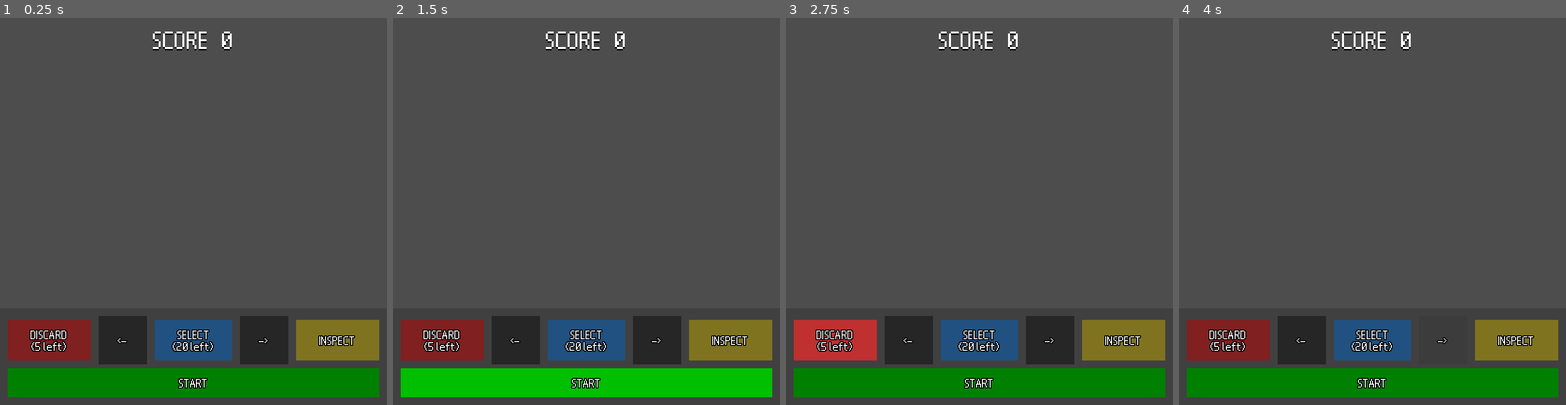
Above: before the commit, frames 1-4 (left to right).
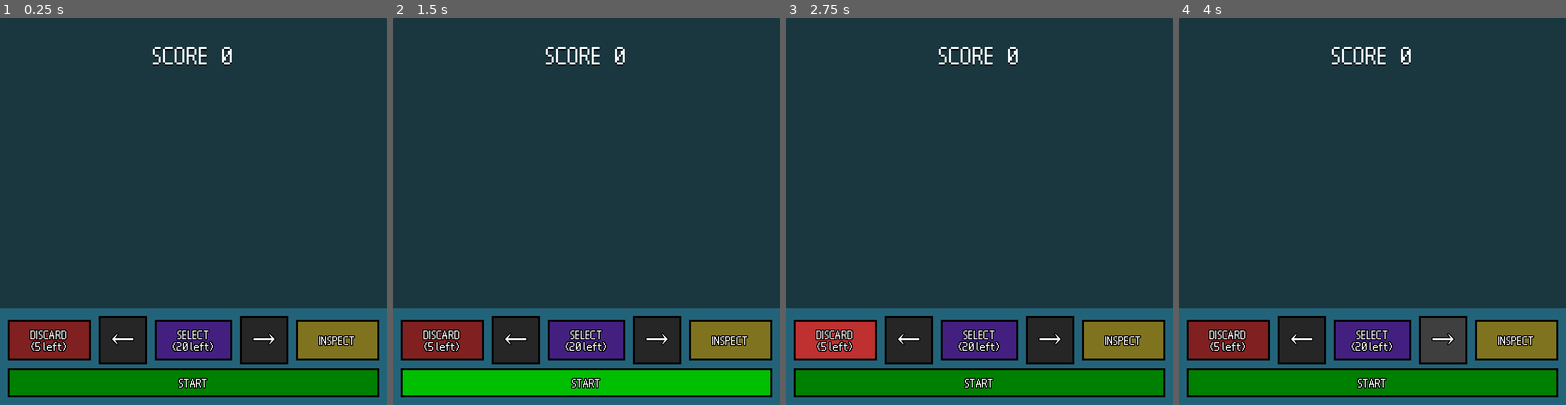
Above: after the commit, the same moments.

Repository: sjerpsthomas/job-hunter
Game: Godot game, scene res://screen/main/main_screen.tscn
Same seed, same stepped clock (60 frames per second), same inputs: the game is played once before the commit and once after it. This scene is started directly instead of the project's main scene.
Inputs:
- Up to frame 1 (0.25 s): no input
- Up to frame 2 (1.5 s): click "START" at 0.5 s; click "START" at 1.25 s
- Up to frame 3 (2.75 s): click "DISCARD (5 left)" at 2 s
- Up to frame 4 (4 s): click "<-" (after the commit: "←") at 2.75 s; click "->" (after the commit: "→") at 3.5 s

The runs differ from the first frame. In frame 1, 87% of the frame differs, in the area x 0-100%, y 0-100%; in frame 2, 87%; in frame 3, 87%; in frame 4, 87%.
Error in both runs: Out of bounds get index '-1' (on base: 'Array[PortfolioItem]') (res://screen/main/cards.gd:32)

Commit message:
Add background, fix colors and shake

Diff:
--- a/core/card/card.gd
+++ b/core/card/card.gd
@@ -96,7 +96,7 @@
 	var m := Color.BLACK
 
 	if picked:
-		m = Color.DEEP_SKY_BLUE
+		m = Color.PURPLE
 	elif enabled:
 		m = Color.WHITE
 
--- a/screen/main/cards.gd
+++ b/screen/main/cards.gd
@@ -15,7 +15,7 @@
 	@warning_ignore("integer_division")
 	set_card_id(CARD_COUNT / 2)
 
-	position = Vector2(400 - 60 * card_id, 450)
+	position = Vector2(400 - 60 * card_id, 330)
 
 	main_screen.select_count = 20
 	main_screen.discard_count = 5
@@ -62,7 +62,7 @@
 
 # -
 func _process(_delta: float) -> void:
-	var res_pos := Vector2(400 - 60 * card_id, 400)
+	var res_pos := Vector2(400 - 60 * card_id, 380)
 
 	position = position.lerp(res_pos, 0.25)
 
--- a/screen/main/main_screen.gd
+++ b/screen/main/main_screen.gd
@@ -44,7 +44,7 @@
 
 
 func _process(_delta: float) -> void:
-	position = Vector2(randf(), randf()) * shake
+	position = Vector2(0.5 - randf(), 0.5 - randf()) * shake
 	shake = lerpf(shake, 0, 0.1)
 
 
@@ -59,7 +59,7 @@
 	## NUMBER OF CARDS SEQUENCE
 	var card_count := items.size()
 
-	spawn_text(str(card_count, " CARDS"))
+	spawn_text(str(card_count, " CARD", "S" if card_count != 1 else ""))
 	score += card_count
 	do_shake(2 * card_count)
 
@@ -71,7 +71,7 @@
 	for item in items:
 		link_count += item.link_texts.size()
 
-	spawn_text(str(link_count, " TOTAL LINKS"))
+	spawn_text(str(link_count, " TOTAL LINK", "S" if link_count != 1 else ""))
 	score += 5 * link_count
 	do_shake(3 * link_count)
 
--- a/screen/main/main_screen.tscn
+++ b/screen/main/main_screen.tscn
@@ -1,18 +1,47 @@
-[gd_scene load_steps=17 format=3 uid="uid://cirbq3q8fgsne"]
+[gd_scene load_steps=25 format=3 uid="uid://cirbq3q8fgsne"]
 
 [ext_resource type="Script" uid="uid://3ewaswpre1hq" path="res://screen/main/main_screen.gd" id="1_v4gif"]
 [ext_resource type="Script" uid="uid://dv8ab6xoiutvf" path="res://screen/main/cards.gd" id="2_81sca"]
+[ext_resource type="Shader" uid="uid://rx70e3lyh14r" path="res://screen/title/background_shader.gdshader" id="2_exliv"]
 [ext_resource type="Script" uid="uid://bdufrqf1geq4w" path="res://screen/main/score.gd" id="2_upu6u"]
 [ext_resource type="Script" uid="uid://cbtmkfy8dng1q" path="res://screen/main/ui.gd" id="4_6bavf"]
 [ext_resource type="Script" uid="uid://d2qwg02d5hy4c" path="res://screen/main/card_sequence_texts.gd" id="4_yjj13"]
 [ext_resource type="Script" uid="uid://64besbvc47hy" path="res://screen/main/game_over.gd" id="5_6bavf"]
 
+[sub_resource type="StyleBoxFlat" id="StyleBoxFlat_hk0ab"]
+content_margin_left = 0.0
+content_margin_top = 0.0
+content_margin_right = 0.0
+content_margin_bottom = 0.0
+bg_color = Color(0.103400014, 0.37835, 0.47, 1)
+corner_radius_top_left = 3
+corner_radius_top_right = 3
+corner_radius_bottom_right = 3
+corner_radius_bottom_left = 3
+corner_detail = 5
+
+[sub_resource type="Gradient" id="Gradient_akt4n"]
+colors = PackedColorArray(0.7099639, 0.70996416, 0.7099635, 1, 0.008420823, 0.008420827, 0.00842082, 1)
+
+[sub_resource type="GradientTexture2D" id="GradientTexture2D_fhia6"]
+gradient = SubResource("Gradient_akt4n")
+fill_to = Vector2(1, 1)
+
+[sub_resource type="ShaderMaterial" id="ShaderMaterial_vhbti"]
+shader = ExtResource("2_exliv")
+shader_parameter/gradient = SubResource("GradientTexture2D_fhia6")
+shader_parameter/circle_color = Color(0, 0.4575, 0.61, 0.5529412)
+shader_parameter/circle_multiplier = 14.075
+shader_parameter/speed = 1.0
+shader_parameter/direction = Vector2(1, 1)
+shader_parameter/rotation = Transform2D(1, -1, 0.8, 1, 0, 0)
+
 [sub_resource type="StyleBoxFlat" id="StyleBoxFlat_16d4a"]
 content_margin_left = 4.0
 content_margin_top = 4.0
 content_margin_right = 4.0
 content_margin_bottom = 4.0
-bg_color = Color(0.25, 0.25, 0.25, 1)
+bg_color = Color(0.1932, 0.67829996, 0.84, 0.38039216)
 corner_detail = 1
 
 [sub_resource type="StyleBoxFlat" id="StyleBoxFlat_5nfce"]
@@ -21,6 +50,11 @@
 content_margin_right = 4.0
 content_margin_bottom = 4.0
 bg_color = Color(0.5, 0.125, 0.125, 1)
+border_width_left = 4
+border_width_top = 4
+border_width_right = 4
+border_width_bottom = 4
+border_color = Color(0, 0, 0, 1)
 corner_detail = 1
 
 [sub_resource type="StyleBoxFlat" id="StyleBoxFlat_yjj13"]
@@ -29,14 +63,41 @@
 content_margin_right = 4.0
 content_margin_bottom = 4.0
 bg_color = Color(0.75, 0.1875, 0.1875, 1)
+border_width_left = 4
+border_width_top = 4
+border_width_right = 4
+border_width_bottom = 4
+border_color = Color(0, 0, 0, 1)
 corner_detail = 1
 
 [sub_resource type="StyleBoxFlat" id="StyleBoxFlat_6bavf"]
-content_margin_left = 4.0
-content_margin_top = 4.0
-content_margin_right = 4.0
-content_margin_bottom = 4.0
+content_margin_bottom = 10.0
 bg_color = Color(0.1508438, 0.1508438, 0.15084386, 1)
+border_width_left = 4
+border_width_top = 4
+border_width_right = 4
+border_width_bottom = 4
+border_color = Color(0, 0, 0, 1)
+corner_detail = 1
+
+[sub_resource type="StyleBoxFlat" id="StyleBoxFlat_vhbti"]
+content_margin_bottom = 10.0
+bg_color = Color(0.24579084, 0.24579069, 0.24579072, 1)
+border_width_left = 4
+border_width_top = 4
+border_width_right = 4
+border_width_bottom = 4
+border_color = Color(0, 0, 0, 1)
+corner_detail = 1
+
+[sub_resource type="StyleBoxFlat" id="StyleBoxFlat_8fl1u"]
+content_margin_bottom = 10.0
+bg_color = Color(0.24579084, 0.24579069, 0.24579072, 1)
+border_width_left = 4
+border_width_top = 4
+border_width_right = 4
+border_width_bottom = 4
+border_color = Color(0, 0, 0, 1)
 corner_detail = 1
 
 [sub_resource type="StyleBoxFlat" id="StyleBoxFlat_upu6u"]
@@ -45,6 +106,11 @@
 content_margin_right = 4.0
 content_margin_bottom = 4.0
 bg_color = Color(0.5, 0.45, 0.125, 1)
+border_width_left = 4
+border_width_top = 4
+border_width_right = 4
+border_width_bottom = 4
+border_color = Color(0, 0, 0, 1)
 corner_detail = 1
 
 [sub_resource type="StyleBoxFlat" id="StyleBoxFlat_xma5k"]
@@ -53,6 +119,11 @@
 content_margin_right = 4.0
 content_margin_bottom = 4.0
 bg_color = Color(0.75, 0.67499995, 0.1875, 1)
+border_width_left = 4
+border_width_top = 4
+border_width_right = 4
+border_width_bottom = 4
+border_color = Color(0, 0, 0, 1)
 corner_detail = 1
 
 [sub_resource type="StyleBoxFlat" id="StyleBoxFlat_exliv"]
@@ -60,7 +131,12 @@
 content_margin_top = 4.0
 content_margin_right = 4.0
 content_margin_bottom = 4.0
-bg_color = Color(0.125, 0.31875, 0.5, 1)
+bg_color = Color(0.26250005, 0.125, 0.5, 1)
+border_width_left = 4
+border_width_top = 4
+border_width_right = 4
+border_width_bottom = 4
+border_color = Color(0, 0, 0, 1)
 corner_detail = 1
 
 [sub_resource type="StyleBoxFlat" id="StyleBoxFlat_j8d0k"]
@@ -68,7 +144,12 @@
 content_margin_top = 4.0
 content_margin_right = 4.0
 content_margin_bottom = 4.0
-bg_color = Color(0.1875, 0.47812498, 0.75, 1)
+bg_color = Color(0.39375007, 0.1875, 0.75, 1)
+border_width_left = 4
+border_width_top = 4
+border_width_right = 4
+border_width_bottom = 4
+border_color = Color(0, 0, 0, 1)
 corner_detail = 1
 
 [sub_resource type="StyleBoxFlat" id="StyleBoxFlat_ntjjj"]
@@ -77,6 +158,11 @@
 content_margin_right = 4.0
 content_margin_bottom = 4.0
 bg_color = Color(0, 0.5, 0, 1)
+border_width_left = 4
+border_width_top = 4
+border_width_right = 4
+border_width_bottom = 4
+border_color = Color(0, 0, 0, 1)
 corner_detail = 1
 
 [sub_resource type="StyleBoxFlat" id="StyleBoxFlat_1fvnn"]
@@ -85,18 +171,44 @@
 content_margin_right = 4.0
 content_margin_bottom = 4.0
 bg_color = Color(0, 0.75, 0, 1)
+border_width_left = 4
+border_width_top = 4
+border_width_right = 4
+border_width_bottom = 4
+border_color = Color(0, 0, 0, 1)
+corner_detail = 1
+
+[sub_resource type="StyleBoxFlat" id="StyleBoxFlat_akt4n"]
+content_margin_left = 4.0
+content_margin_top = 4.0
+content_margin_right = 4.0
+content_margin_bottom = 4.0
+bg_color = Color(0.1056, 0.2739, 0.33, 1)
 corner_detail = 1
 
 [node name="MainScreen" type="Node2D"]
 texture_filter = 1
 script = ExtResource("1_v4gif")
 
+[node name="Background" type="CanvasLayer" parent="."]
+layer = -100
+
+[node name="Panel2" type="Panel" parent="Background"]
+offset_right = 800.0
+offset_bottom = 800.0
+theme_override_styles/panel = SubResource("StyleBoxFlat_hk0ab")
+
+[node name="Panel" type="Panel" parent="Background"]
+material = SubResource("ShaderMaterial_vhbti")
+offset_right = 800.0
+offset_bottom = 800.0
+
 [node name="Score" type="Label" parent="."]
 unique_name_in_owner = true
 texture_filter = 1
-offset_top = 20.0
+offset_top = 52.0
 offset_right = 800.0
-offset_bottom = 68.0
+offset_bottom = 100.0
 pivot_offset = Vector2(500, 50)
 theme_override_colors/font_shadow_color = Color(0, 0, 0, 1)
 theme_override_constants/shadow_offset_x = 0
@@ -116,11 +228,12 @@
 [node name="CardSequenceTexts" type="Node2D" parent="."]
 unique_name_in_owner = true
 z_index = 10
-position = Vector2(400, 162)
+position = Vector2(400, 170)
 script = ExtResource("4_yjj13")
 
 [node name="UI" type="Panel" parent="."]
 unique_name_in_owner = true
+z_index = 100
 texture_filter = 1
 offset_top = 600.0
 offset_right = 800.0
@@ -155,10 +268,11 @@
 theme_override_colors/font_color = Color(1, 1, 1, 1)
 theme_override_colors/font_outline_color = Color(0, 0, 0, 1)
 theme_override_constants/outline_size = 8
-theme_override_font_sizes/font_size = 32
+theme_override_font_sizes/font_size = 52
 theme_override_styles/normal = SubResource("StyleBoxFlat_6bavf")
-action_mode = 0
-text = "<-"
+theme_override_styles/hover = SubResource("StyleBoxFlat_vhbti")
+action_mode = 0
+text = "←"
 
 [node name="RightButton" type="Button" parent="UI"]
 layout_mode = 0
@@ -170,10 +284,11 @@
 theme_override_colors/font_color = Color(1, 1, 1, 1)
 theme_override_colors/font_outline_color = Color(0, 0, 0, 1)
 theme_override_constants/outline_size = 8
-theme_override_font_sizes/font_size = 32
+theme_override_font_sizes/font_size = 52
 theme_override_styles/normal = SubResource("StyleBoxFlat_6bavf")
-action_mode = 0
-text = "->"
+theme_override_styles/hover = SubResource("StyleBoxFlat_8fl1u")
+action_mode = 0
+text = "→"
 
 [node name="InspectButton" type="Button" parent="UI"]
 layout_mode = 0
@@ -226,10 +341,10 @@
 
 [node name="GameOver" type="Panel" parent="."]
 offset_left = 100.0
-offset_top = -480.0
+offset_top = -648.0
 offset_right = 700.0
-offset_bottom = -80.0
-theme_override_styles/panel = SubResource("StyleBoxFlat_16d4a")
+offset_bottom = -248.0
+theme_override_styles/panel = SubResource("StyleBoxFlat_akt4n")
 script = ExtResource("5_6bavf")
 
 [node name="Title" type="Label" parent="GameOver"]
--- /dev/null
+++ b/screen/title/background_shader.gdshader
@@ -0,0 +1,32 @@
+shader_type canvas_item;
+
+// From: https://godotshaders.com/shader/moving-circles-effect-with-size-depending-on-a-gradient/
+
+uniform sampler2D gradient;
+uniform vec4 circle_color : source_color = vec4(1.0,1.0,1.0,1.0);
+uniform float circle_multiplier = 10.0;
+uniform float speed = 1.0;
+uniform vec2 direction = vec2(1.0,1.0);
+uniform mat2 rotation = mat2(vec2(1.0,1.0), vec2(-1.0,1.0));
+
+void fragment() {
+	vec2 direction_norm = normalize(direction);
+
+	vec2 uv = UV;
+
+	uv.x = sin(uv.x* 1.5 - PI * 0.3);
+	uv.y = sin(uv.y* 1.5 - PI * 0.3);
+
+	vec2 uv_deriv = fwidthFine(uv);
+	float aspect_ratio = uv_deriv.y / uv_deriv.x;
+	uv.x *= aspect_ratio;
+	vec2 tiled_UV = rotation * (uv * circle_multiplier - direction_norm * TIME * speed);
+	vec2 local_uv = fract(tiled_UV);
+	vec2 center = vec2(0.5);
+
+	float dist = distance(local_uv, center);
+	float radius = texture(gradient, UV).r;
+	float circle_alpha = 1.0 - step(radius, dist);
+
+	COLOR = circle_color * vec4(circle_alpha);
+}
--- a/screen/title/title_screen.tscn
+++ b/screen/title/title_screen.tscn
@@ -1,6 +1,35 @@
-[gd_scene load_steps=4 format=3 uid="uid://bvqguhp58dqtb"]
+[gd_scene load_steps=9 format=3 uid="uid://bvqguhp58dqtb"]
 
 [ext_resource type="Script" uid="uid://cy21g8nchdwj4" path="res://screen/title/title_screen.gd" id="1_2je2x"]
+[ext_resource type="Shader" uid="uid://rx70e3lyh14r" path="res://screen/title/background_shader.gdshader" id="2_2je2x"]
+
+[sub_resource type="StyleBoxFlat" id="StyleBoxFlat_2je2x"]
+content_margin_left = 0.0
+content_margin_top = 0.0
+content_margin_right = 0.0
+content_margin_bottom = 0.0
+bg_color = Color(0.32239994, 0.62, 0.062000014, 1)
+corner_radius_top_left = 3
+corner_radius_top_right = 3
+corner_radius_bottom_right = 3
+corner_radius_bottom_left = 3
+corner_detail = 5
+
+[sub_resource type="Gradient" id="Gradient_2je2x"]
+colors = PackedColorArray(0.7033092, 0.7033092, 0.703309, 1, 0.008420823, 0.008420827, 0.00842082, 1)
+
+[sub_resource type="GradientTexture2D" id="GradientTexture2D_2je2x"]
+gradient = SubResource("Gradient_2je2x")
+fill_to = Vector2(1, 1)
+
+[sub_resource type="ShaderMaterial" id="ShaderMaterial_fhia6"]
+shader = ExtResource("2_2je2x")
+shader_parameter/gradient = SubResource("GradientTexture2D_2je2x")
+shader_parameter/circle_color = Color(0.25199997, 0.54, 0, 1)
+shader_parameter/circle_multiplier = 14.075
+shader_parameter/speed = 0.5
+shader_parameter/direction = Vector2(1, 1)
+shader_parameter/rotation = Transform2D(1, -1, 1, 1, 0, 0)
 
 [sub_resource type="StyleBoxFlat" id="StyleBoxFlat_77upk"]
 content_margin_left = 4.0
@@ -20,6 +49,16 @@
 
 [node name="TitleScreen" type="Node2D"]
 script = ExtResource("1_2je2x")
+
+[node name="Panel2" type="Panel" parent="."]
+offset_right = 800.0
+offset_bottom = 800.0
+theme_override_styles/panel = SubResource("StyleBoxFlat_2je2x")
+
+[node name="Panel" type="Panel" parent="."]
+material = SubResource("ShaderMaterial_fhia6")
+offset_right = 800.0
+offset_bottom = 800.0
 
 [node name="Title" type="Label" parent="."]
 texture_filter = 1
Not shown, added: screen/title/background_shader.gdshader.uid
